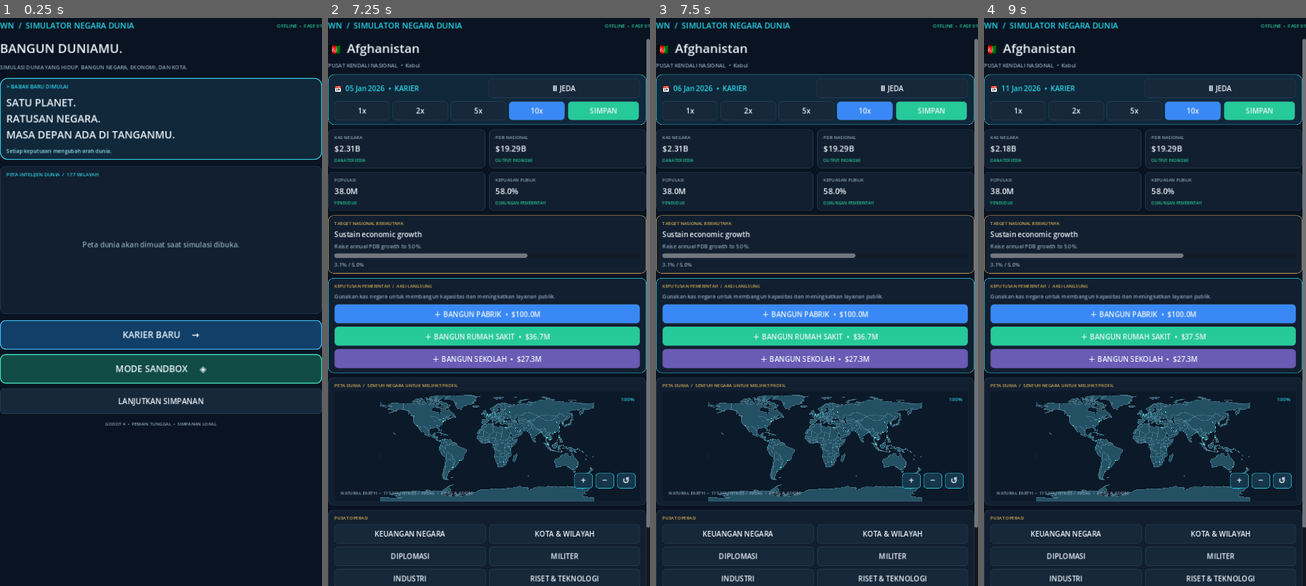
Above: before the commit, frames 1-4 (left to right).
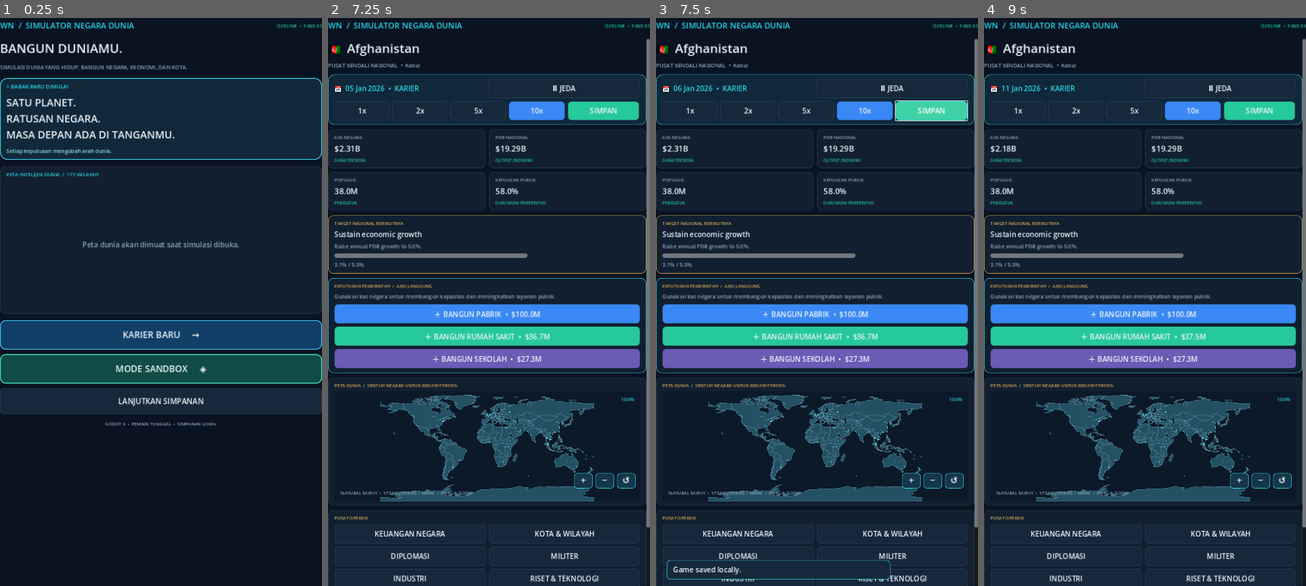
Above: after the commit, the same moments.

Repository: Muhtadi112/World-Nation-Simulator.
Game: Godot game, scene res://scenes/main.tscn
Two runs of this game, one before a commit and one after it. Both use one fixed random seed, a clock stepped at 60 frames per second and the inputs below.
Inputs (mouse positions are in pixels of both pictures, inside the frame that each line leads up to):
- Up to frame 1 (0.25 s): no input
- Up to frame 2 (7.25 s): click "KARIER BARU →" at 0.5 s; click (485, 97) at 1.27 s; type "12" at 1.35 s; click "MULAI SIMULASI →" at 2 s; click "Ⅱ JEDA" at 2.75 s; click "▶ LANJUT" at 3.5 s; click "1x" at 4.25 s; click "2x" at 5 s; click "5x" at 5.75 s; click "10x" at 6.5 s
- Up to frame 3 (7.5 s): click "SIMPAN" at 7.25 s
- Up to frame 4 (9 s): click "＋ BANGUN PABRIK • $100.0M" at 8 s; click "＋ BANGUN RUMAH SAKIT • $36.7M" at 8.75 s

Frames 1-2 are identical in both runs. In frame 3, 1.2% of the frame differs, in the area x 3-97%, y 14-99%; in frame 4, nothing differs.

Commit message:
Prevent dashboard redraws from reloading the world map each game day

Diff:
--- a/scripts/main.gd
+++ b/scripts/main.gd
@@ -21,6 +21,11 @@
 var country_results: VBoxContainer
 var selected_diplomacy_id: String = ""
 var _startup_complete := false
+var dashboard_date_label: Label
+
+func _process(_delta: float) -> void:
+	if is_instance_valid(dashboard_date_label) and current_screen == "dashboard":
+		dashboard_date_label.text = "📅  %s  •  %s" % [GameState.formatted_date(), "KARIER" if GameState.game_mode == "Career" else "SANDBOX"]
 
 func _ready() -> void:
 	RenderingServer.set_default_clear_color(BG)
@@ -60,6 +65,7 @@
 			"home": _show_home()
 			"countries": _show_country_select()
 			"dashboard": _show_dashboard()
+			"systems": _show_all_systems()
 			"map_country": _show_map_country_profile()
 			"budget": _show_budget()
 			"world": _show_world_nations()
@@ -90,6 +96,7 @@
 		child.queue_free()
 	content = null
 	toast_label = null
+	dashboard_date_label = null
 
 func _base(title: String, subtitle: String) -> VBoxContainer:
 	_clear()
@@ -355,6 +362,7 @@
 	date.text = "📅  %s  •  %s" % [GameState.formatted_date(), "KARIER" if GameState.game_mode == "Career" else "SANDBOX"]
 	date.add_theme_color_override("font_color", CYAN)
 	date.size_flags_horizontal = Control.SIZE_EXPAND_FILL
+	dashboard_date_label = date
 	date_row.add_child(date)
 	date_row.add_child(_button("Ⅱ JEDA" if not GameState.is_paused else "▶ LANJUT", PANEL_ALT, _toggle_pause))
 	var speed_row := HFlowContainer.new()
@@ -490,7 +498,6 @@
 		emergency_col.add_child(_button("KERAHKAN PASUKAN", Color("#76513a"), func(): GameState.resolve_emergency_response("mobilize"); _show_dashboard()))
 
 	body.add_child(_muted_label("Simulasi berjalan offline. Satu hari permainan berlalu setiap 3 detik pada kecepatan 1x."))
-	GameState.state_changed.connect(_refresh_dashboard, CONNECT_ONE_SHOT)
 
 func _show_all_systems() -> void:
 	current_screen = "systems"
